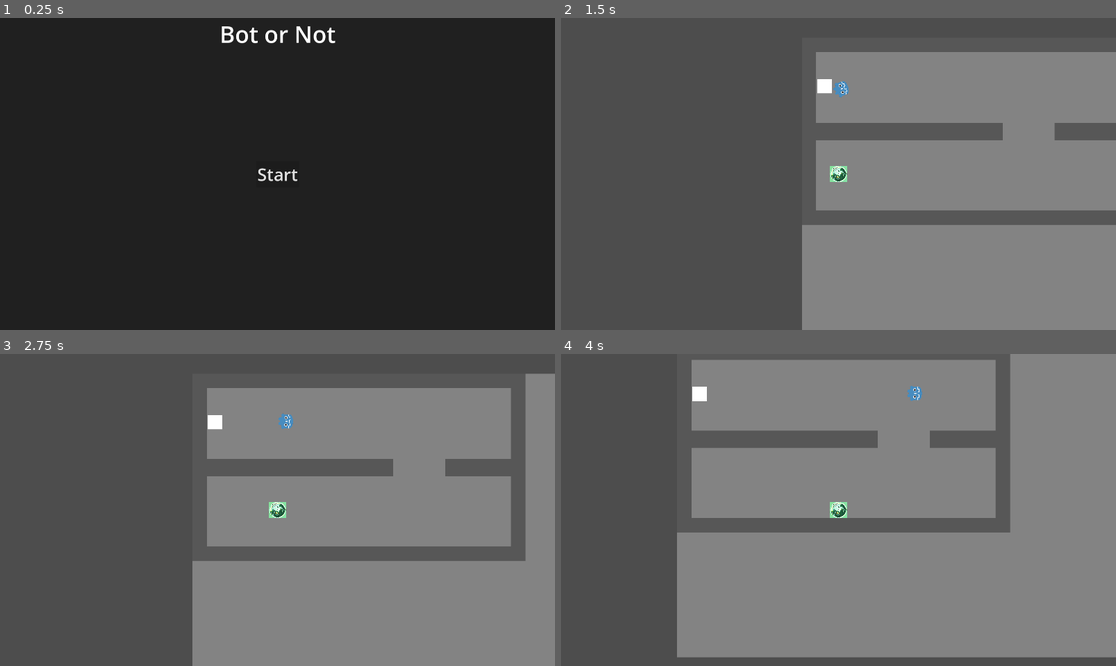
Above: before the commit, frames 1-4 (two rows, left to right).
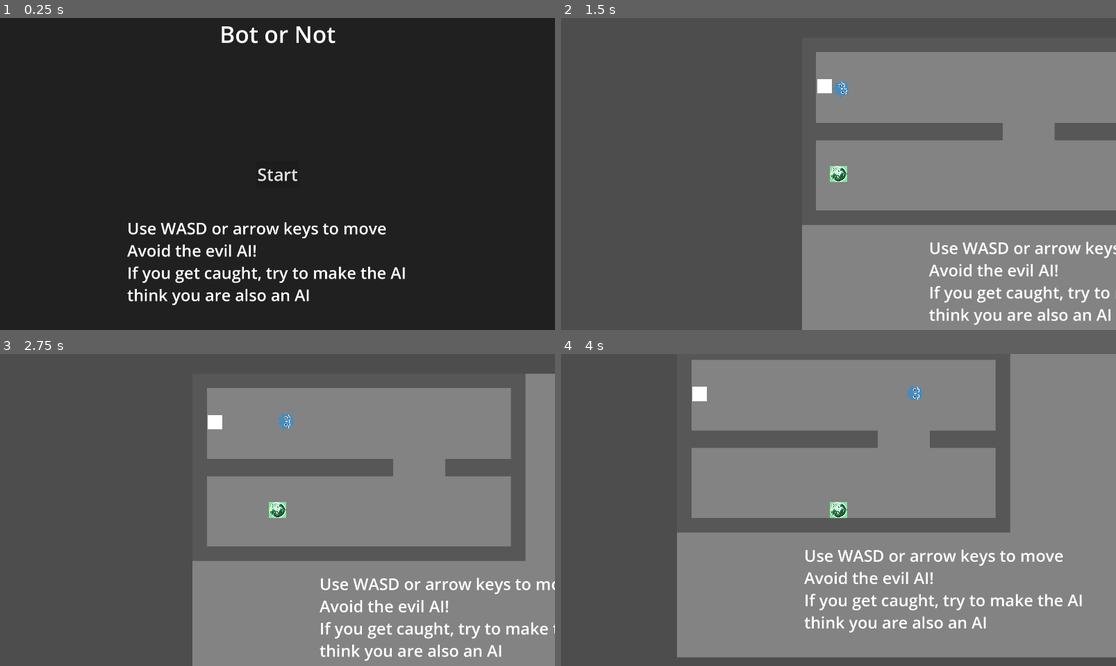
Above: after the commit, the same moments.

Repository: AmirH32/Bot-Or-Not
Game: Godot game, scene res://scenes/world.tscn
The game is run twice, just before and just after one commit, with the same random seed, the same clock (stepped at 60 frames per second) and the same inputs.
Inputs:
- Up to frame 1 (0.25 s): no input
- Up to frame 2 (1.5 s): click "Start" at 0.5 s; click "Level 1" at 1.25 s
- Up to frame 3 (2.75 s): hold Right (ui_right) from 2.03 s (still down)
- Up to frame 4 (4 s): release Right (ui_right) at 2.78 s; hold Down (ui_down) 2.78-3.53 s; hold Right (ui_right) from 3.53 s (still down)

The runs differ from the first frame. In frame 1, 2.4% of the frame differs, in the area x 22-73%, y 65-93%; in frame 2, 1.8%; in frame 3, 2.0%; in frame 4, 2.2%.

Commit message:
added tutorial to title screen

Diff:
--- a/scenes/world.tscn
+++ b/scenes/world.tscn
@@ -25,4 +25,21 @@
 
 [node name="UI" parent="." instance=ExtResource("2_k0v44")]
 
+[node name="RichTextLabel" type="RichTextLabel" parent="."]
+anchors_preset = 7
+anchor_left = 0.5
+anchor_top = 1.0
+anchor_right = 0.5
+anchor_bottom = 1.0
+offset_left = -520.0
+offset_top = -391.0
+offset_right = 520.0
+grow_horizontal = 2
+grow_vertical = 0
+theme_override_font_sizes/normal_font_size = 56
+text = "Use WASD or arrow keys to move
+Avoid the evil AI!
+If you get caught, try to make the AI think you are also an AI"
+threaded = true
+
 [connection signal="open_level" from="UI" to="." method="start_game"]
